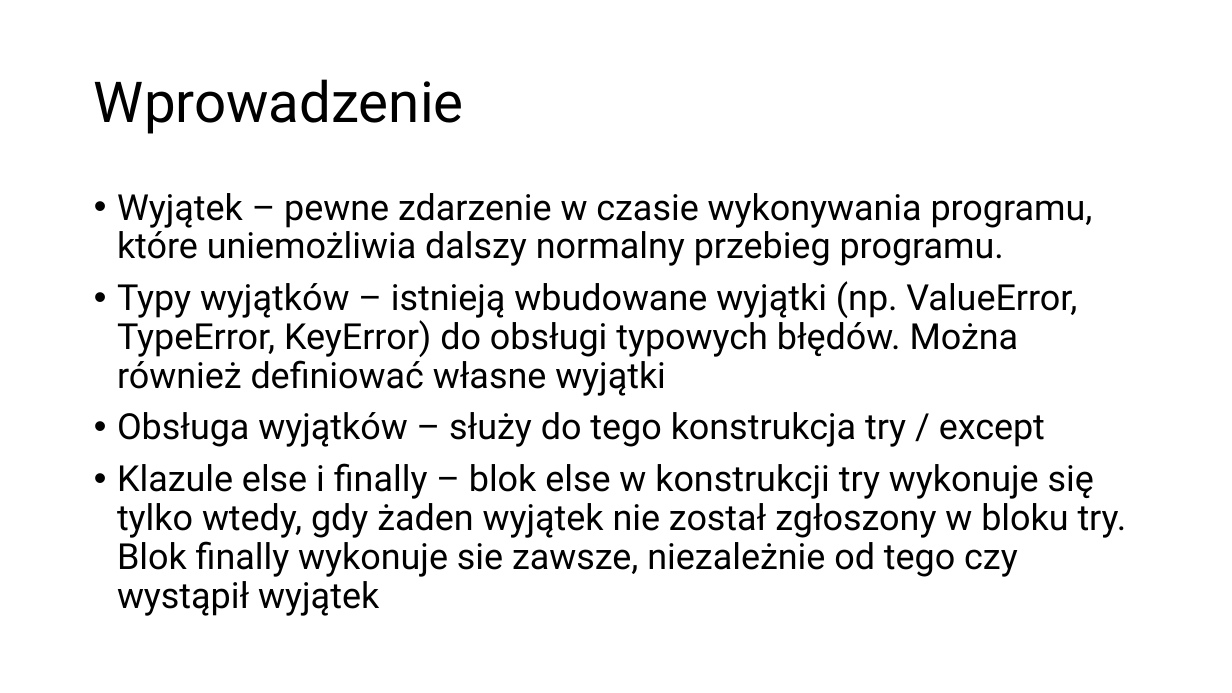
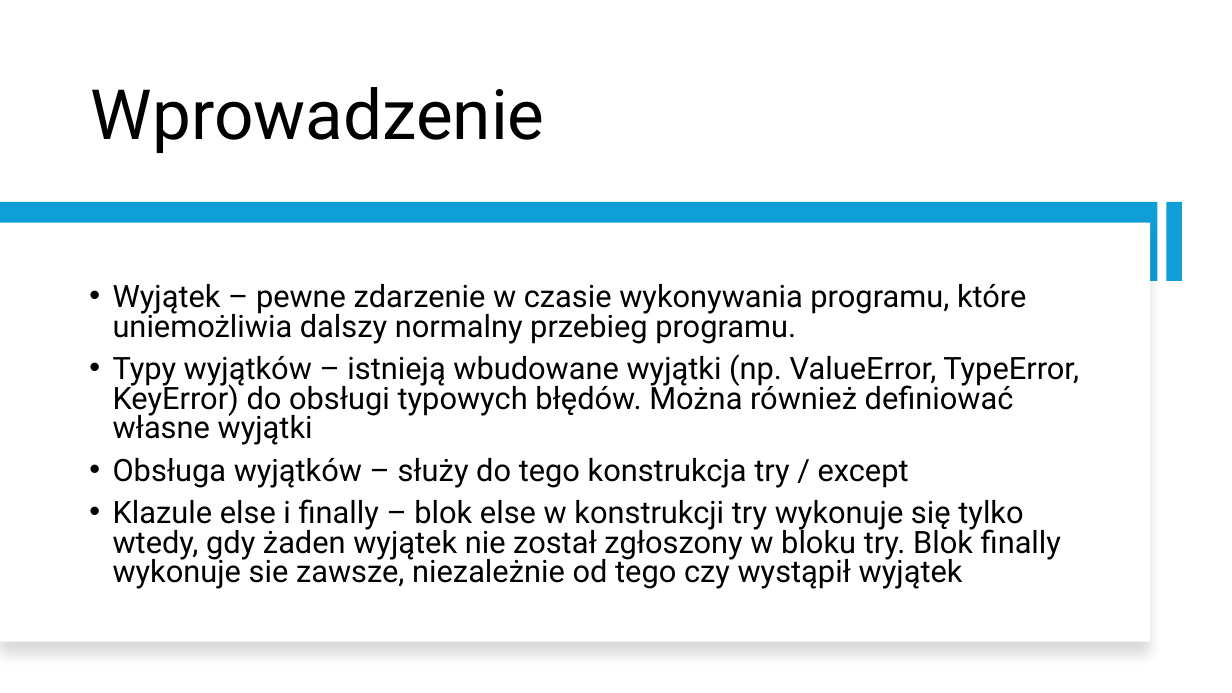
Before and after one commit to kirilol-ok/Python-jpwp, a slide deck: slide 3 of prezentacja.pptx. Drawn at 1232x693 pixels with LibreOffice and Linux fonts; fonts in the diff are those of the drawing. Boxes give left, top, right and bottom in pixels: in the first picture for what was removed or moved away, otherwise in the second. Text is boxed around its words. In the diff, an @@ line names an element or a change of style, - is before the commit and + after.

```diff
--- a/prezentacja.pptx
+++ b/prezentacja.pptx
@@ title "Wprowadzenie" at (91,87,545,153): size 44 to 54 pt; vertical alignment middle to bottom @@
@@ rectangle added at (0,202,1158,281), fill #0F9ED5 @@
@@ rectangle added at (1166,202,1182,281), fill #0F9ED5 @@
@@ rectangle added at (0,223,1151,642), fill #FFFFFF @@
@@ text "Wyjątek – pewne zdarzenie w ...": place and size @@
-text "Wyjątek – pewne zdarzenie w ..." at (117,193,1127,616)
+text "Wyjątek – pewne zdarzenie w ..." at (113,284,1079,589)
@@ text "Wyjątek – pewne zdarzenie w ..." at (113,284,1079,589): size 28 to 24 pt; line spacing 0.9 to 0.8; vertical alignment top to middle @@
```
Also in this commit, not shown: 7 other slides changed, 1 slide added, 1 slide removed.
